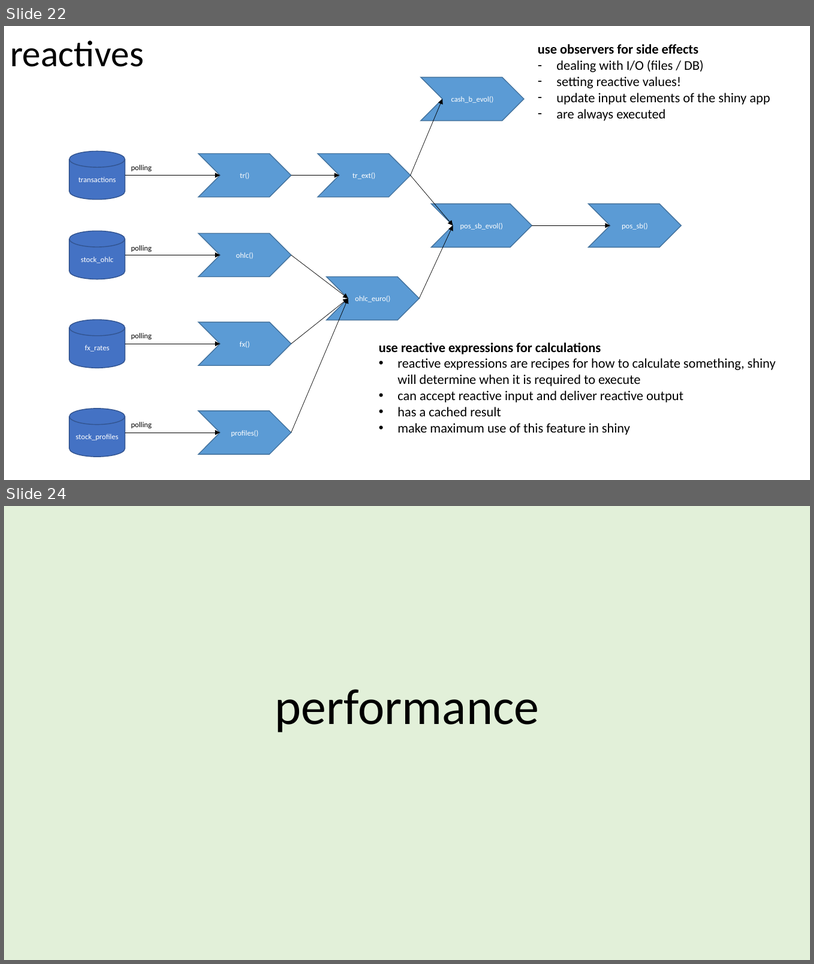
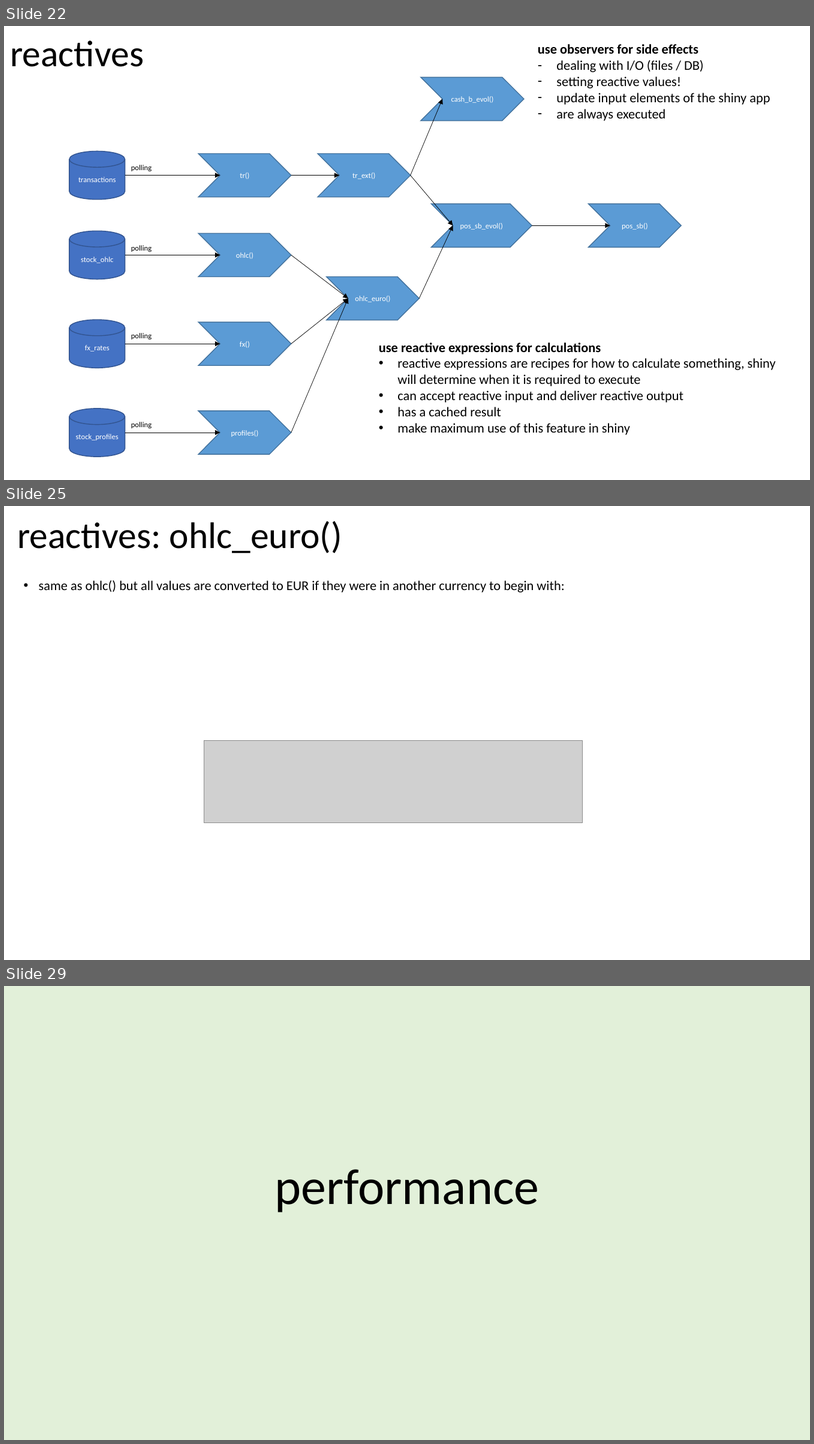
Before and after one commit to jorritvm/stocks_dashboard, a slide deck: doc/stock_dashboard_documentation.pptx. Shown one above the other, each under a label of ours: slides 22 and 24 before the commit, slides 22, 25 and 29 after it; the slides between them are not shown. The pictures are 814x964 and 814x1444 pixels, drawn with LibreOffice and Linux fonts; fonts in the diff are those of the drawing; grey boxes stand for pictures. Boxes give left, top, right and bottom in pixels: in the first picture for what was removed or moved away, otherwise in the second. Text is boxed around its words. In the diff, an @@ line names an element or a change of style, - is before the commit and + after.

```diff
--- a/doc/stock_dashboard_documentation.pptx
+++ b/doc/stock_dashboard_documentation.pptx
@@ slide 25 added at [4, 506, 810, 960], background #FFFFFF @@
@@ title added at [17, 521, 343, 553], 44 pt, text #000000 @@
+reactives: ohlc_euro()
@@ text added at [39, 580, 564, 592], 16 pt, text #000000 @@
+• same as ohlc() but all values are converted to EUR if they were in another currency to begin with:
@@ picture added at [204, 741, 584, 823] @@
@@ what was slide 24 is now slide 29 @@
```
Also in this commit, not shown: 3 slides changed, 4 other slides added.
